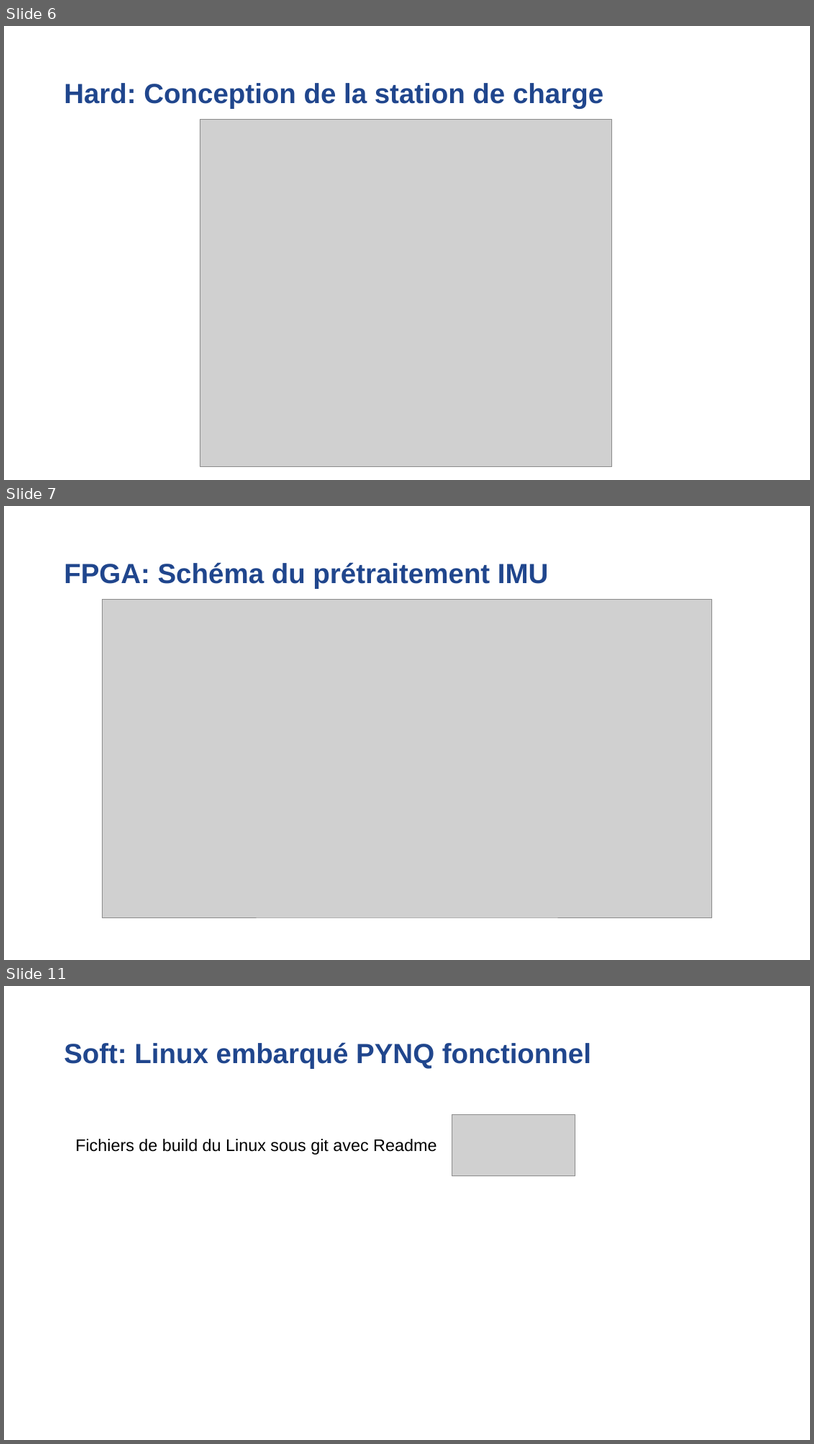
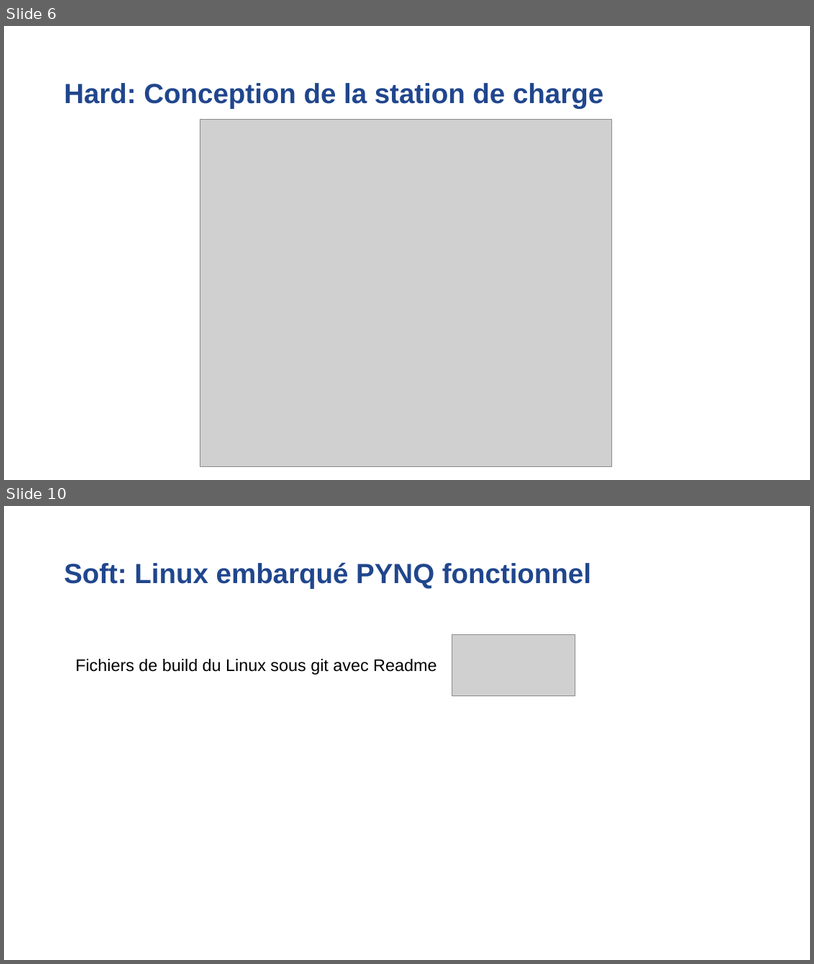
Before and after one commit to Laffargue-ElsysDesign/Robot_Surveillance_V3, a slide deck: GestionDeProjet/Reunions/Reunion_06_07_2022/Reunion_avancement_06_07_22.pptx. Shown one above the other, each under a label of ours: slides 6, 7 and 11 before the commit, slides 6 and 10 after it; the slides between them are not shown. The pictures are 814x1444 and 814x964 pixels, drawn with LibreOffice and Linux fonts; fonts in the diff are those of the drawing; grey boxes stand for pictures; background and template pictures are left out. Boxes give left, top, right and bottom in pixels: in the first picture for what was removed or moved away, otherwise in the second. Text is boxed around its words. In the diff, an @@ line names an element or a change of style, - is before the commit and + after.

```diff
--- a/GestionDeProjet/Reunions/Reunion_06_07_2022/Reunion_avancement_06_07_22.pptx
+++ b/GestionDeProjet/Reunions/Reunion_06_07_2022/Reunion_avancement_06_07_22.pptx
@@ slide 7 removed at <box>4,506,810,960</box>, background #FFFFFF @@
@@ title removed at <box>64,562,549,589</box> @@
-FPGA: Schéma du prétraitement IMU
@@ picture removed at <box>103,599,712,917</box> @@
@@ what was slide 11 is now slide 10 @@
```
Also in this commit, not shown: 1 slide changed, 3 slides added, 3 other slides removed.
